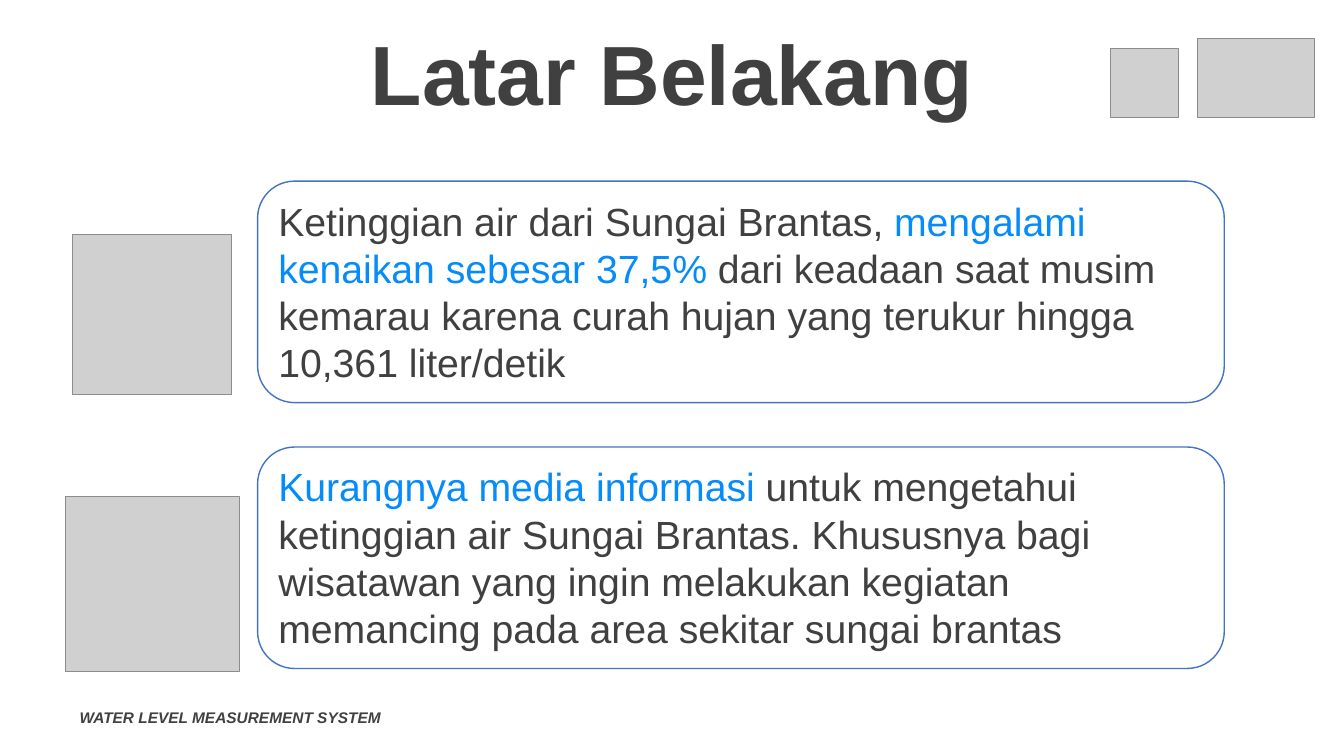
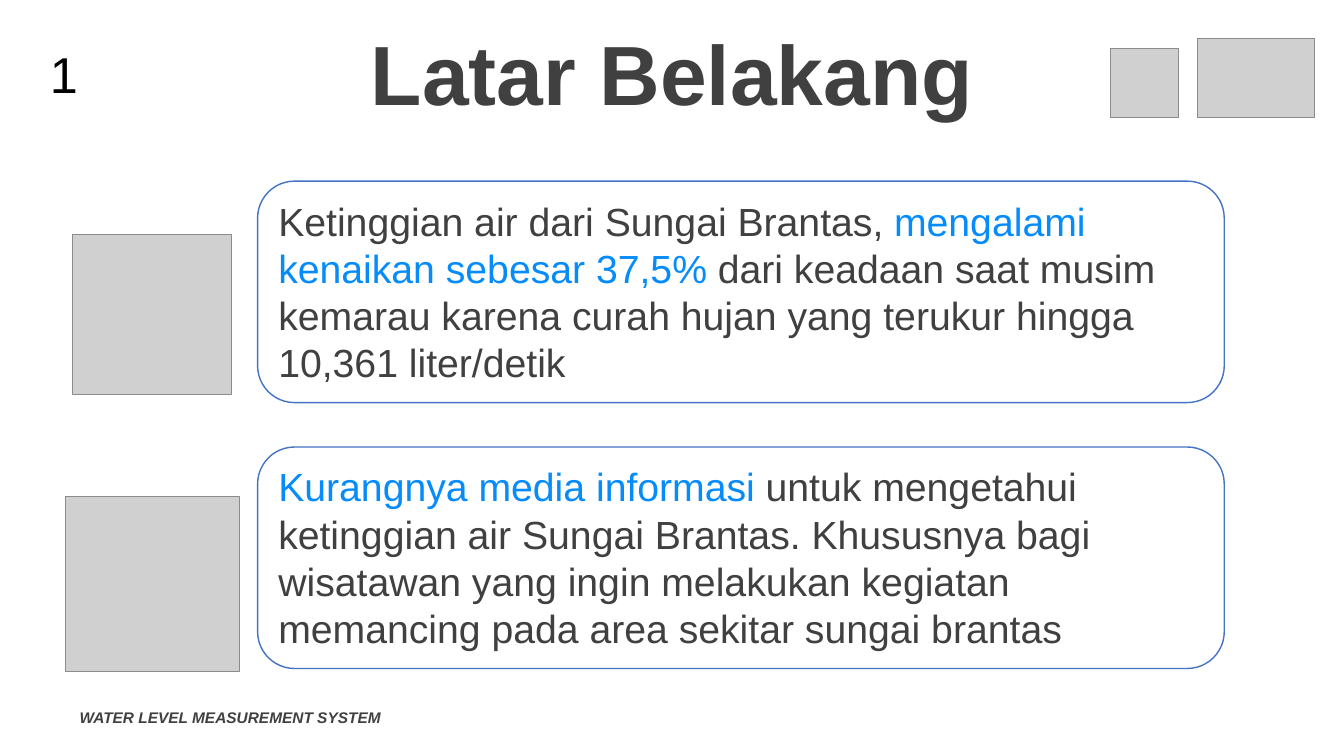
Before and after one commit to anandaricky01/tugas-akhir-doc, a slide deck: slide 2 of Tugas Akhir.pptx. Drawn at 1344x756 pixels with LibreOffice and Linux fonts; fonts in the diff are those of the drawing; grey boxes stand for pictures; background and template pictures are left out. Boxes give left, top, right and bottom in pixels: in the first picture for what was removed or moved away, otherwise in the second. Text is boxed around its words. In the diff, an @@ line names an element or a change of style, - is before the commit and + after.

```diff
--- a/Tugas Akhir.pptx
+++ b/Tugas Akhir.pptx
@@ text added at [50, 58, 78, 93], 36 pt, text #000000 @@
+1
```
Also in this commit, not shown: 2 other slides changed, 9 slides added, 1 slide removed, 5 other files.
